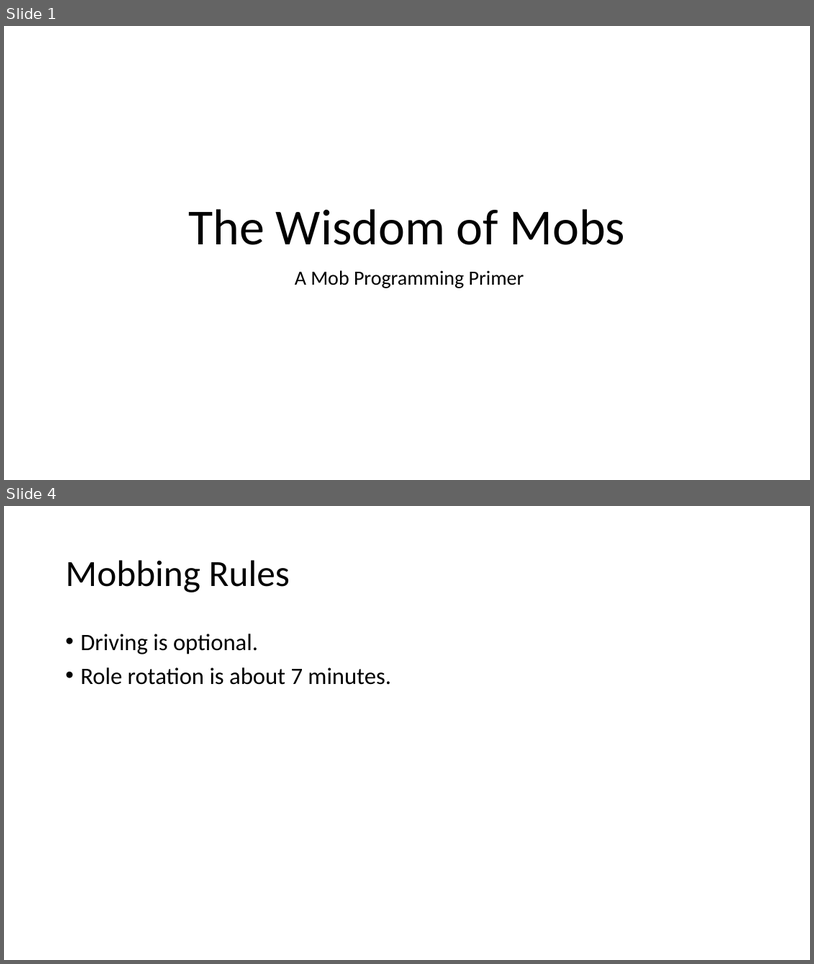
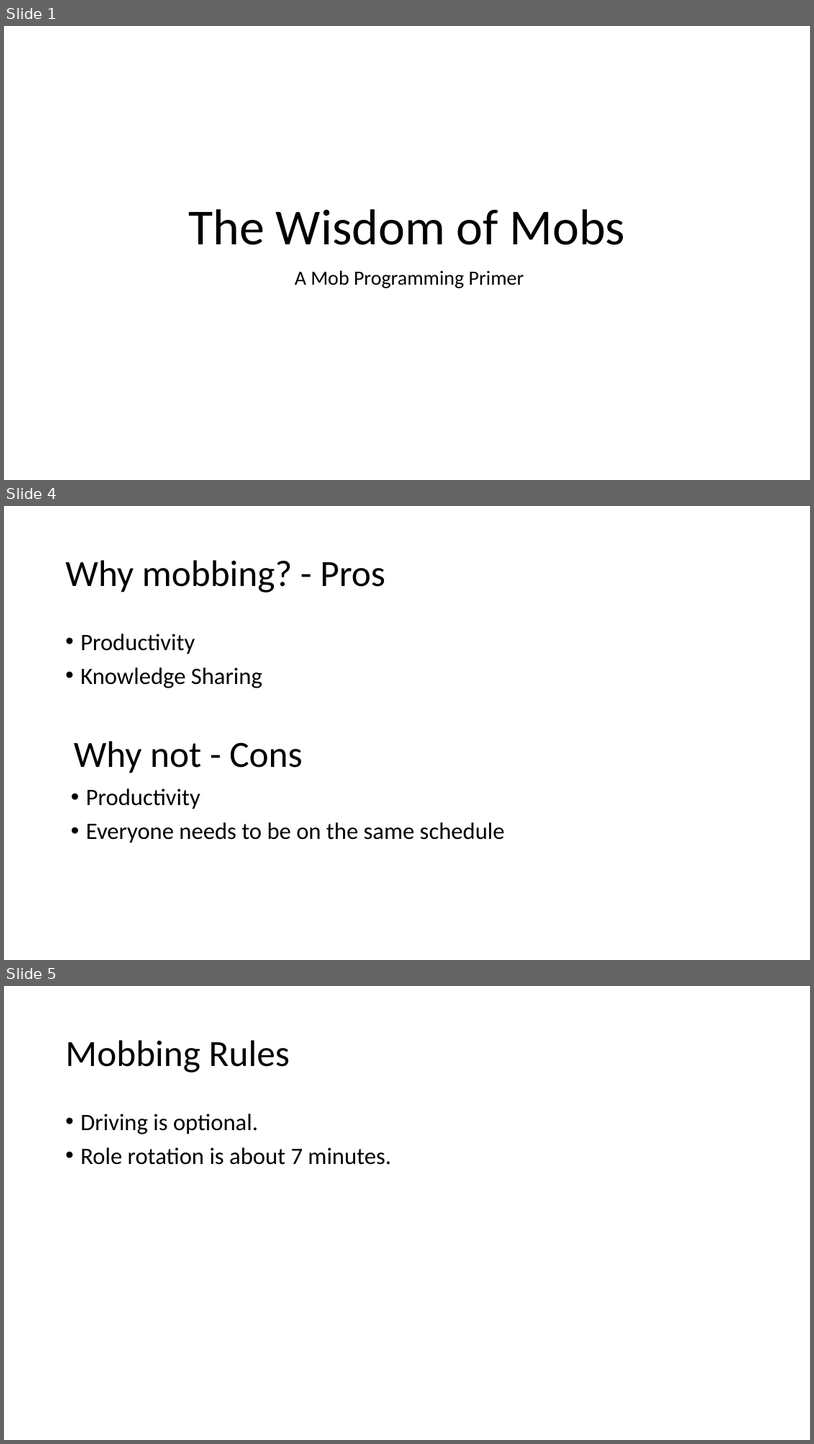
Before and after one commit to jonathan-r-jones/Mob-Programming-Demo, a slide deck: mob.pptx. Shown one above the other, each under a label of ours: slides 1 and 4 before the commit, slides 1, 4 and 5 after it; the slides between them are not shown. The pictures are 814x964 and 814x1444 pixels, drawn with LibreOffice and Linux fonts; fonts in the diff are those of the drawing. Boxes give left, top, right and bottom in pixels: in the first picture for what was removed or moved away, otherwise in the second. Text is boxed around its words. In the diff, an @@ line names an element or a change of style, - is before the commit and + after.

```diff
--- a/mob.pptx
+++ b/mob.pptx
@@ slide 4 added at [4, 506, 810, 960], background #FFFFFF @@
@@ title added at [65, 560, 386, 592], 44 pt, text #000000 @@
+Why mobbing? - Pros
@@ text added at [80, 633, 262, 688], 28 pt, text #000000 @@
+• Productivity
+• Knowledge Sharing
@@ text added at [74, 741, 302, 773], 44 pt, text #000000 @@
+Why not - Cons
@@ text added at [86, 788, 505, 843], 28 pt, text #000000 @@
+• Productivity
+• Everyone needs to be on the same schedule
@@ what was slide 4 is now slide 5 @@
```
Also in this commit, not shown: 1 slide changed, 1 other slide added, 1 slide removed.
